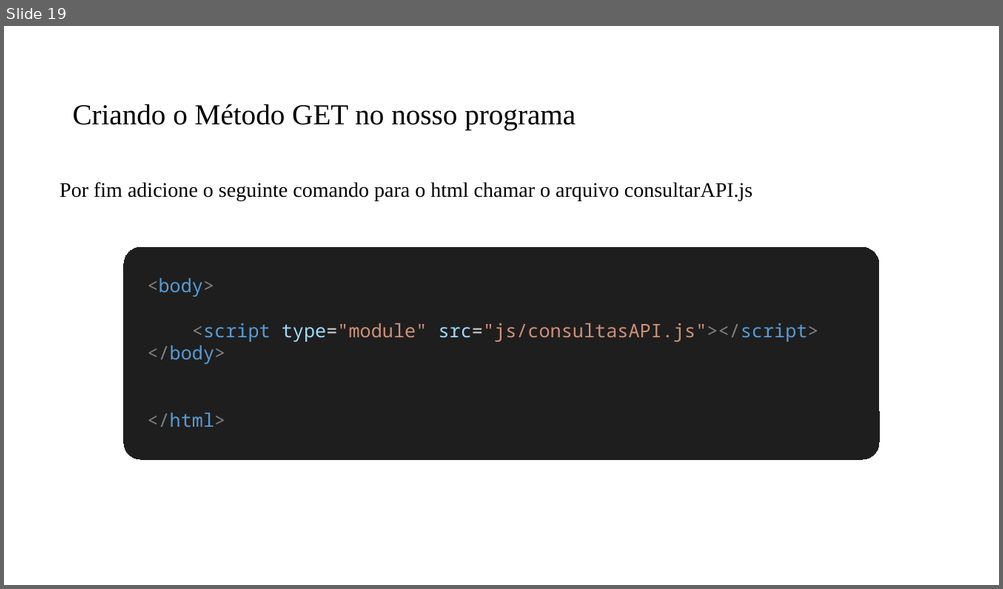
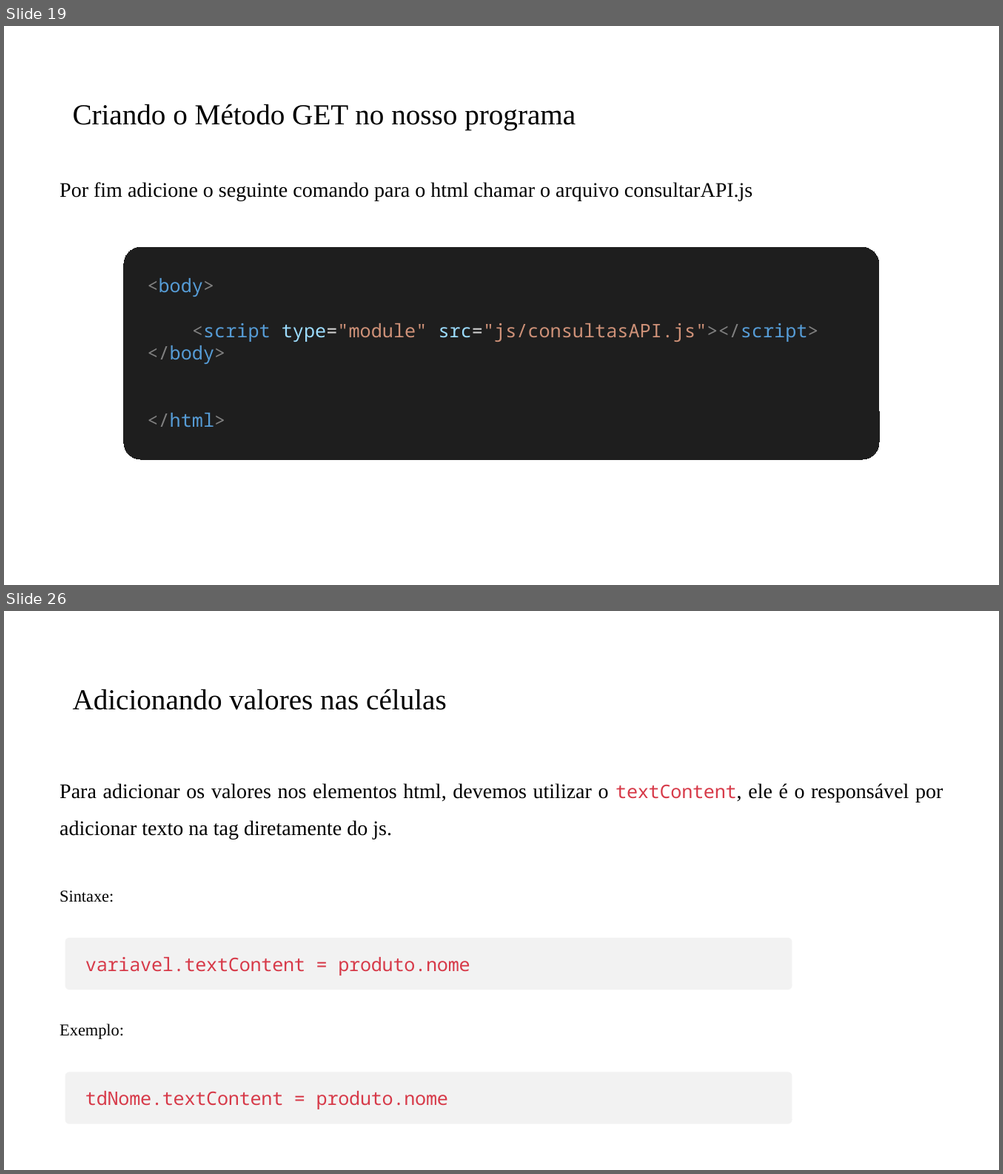
Before and after one commit to PedroMiho/UMC, a slide deck: SI/Programação para Internet/Módulo 2 - JavaScript/Aula03 - Implementado o CRUD/Implementando CRUD.pptx. Shown one above the other, each under a label of ours: slide 19 before the commit, slides 19 and 26 after it; the slides between them are not shown. The pictures are 1003x589 and 1003x1174 pixels, drawn with LibreOffice and Linux fonts; fonts in the diff are those of the drawing; background and template pictures are left out. Boxes give left, top, right and bottom in pixels: in the first picture for what was removed or moved away, otherwise in the second. Text is boxed around its words. In the diff, an @@ line names an element or a change of style, - is before the commit and + after.

```diff
--- a/SI/Programação para Internet/Módulo 2 - JavaScript/Aula03 - Implementado o CRUD/Implementando CRUD.pptx
+++ b/SI/Programação para Internet/Módulo 2 - JavaScript/Aula03 - Implementado o CRUD/Implementando CRUD.pptx
@@ slide 26 added at [4, 611, 999, 1170], background #FFFFFF @@
@@ title added at [73, 689, 447, 710], 28 pt, text #000000 @@
+Adicionando valores nas células
@@ text added at [60, 783, 942, 840], 20 pt, text #000000 @@
+Para adicionar os valores nos elementos html, devemos utilizar o textContent, ele é o responsável por adicionar texto na tag diretamente do js.
@@ text added at [60, 891, 114, 903], 16 pt, text #000000 @@
+Sintaxe:
@@ rounded rectangle added at [65, 938, 792, 990], fill #F2F2F2 @@
@@ text added at [85, 957, 469, 976], 18 pt, text #D73A49 @@
+variavel.textContent = produto.nome
@@ text added at [60, 1024, 124, 1039], 16 pt, text #000000 @@
+Exemplo:
@@ rounded rectangle added at [65, 1072, 792, 1125], fill #F2F2F2 @@
@@ text added at [85, 1091, 448, 1110], 18 pt, text #D73A49 @@
+tdNome.textContent = produto.nome
```
Also in this commit, not shown: 7 other slides added, 9 slides removed, 4 other files.
